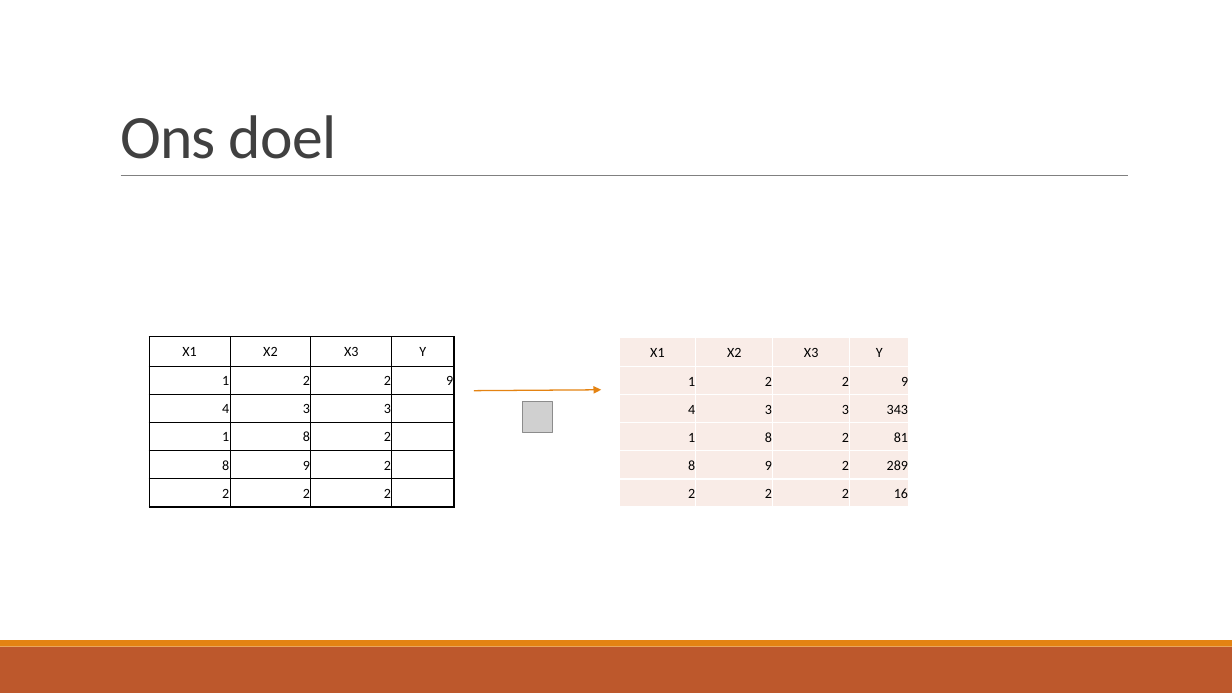
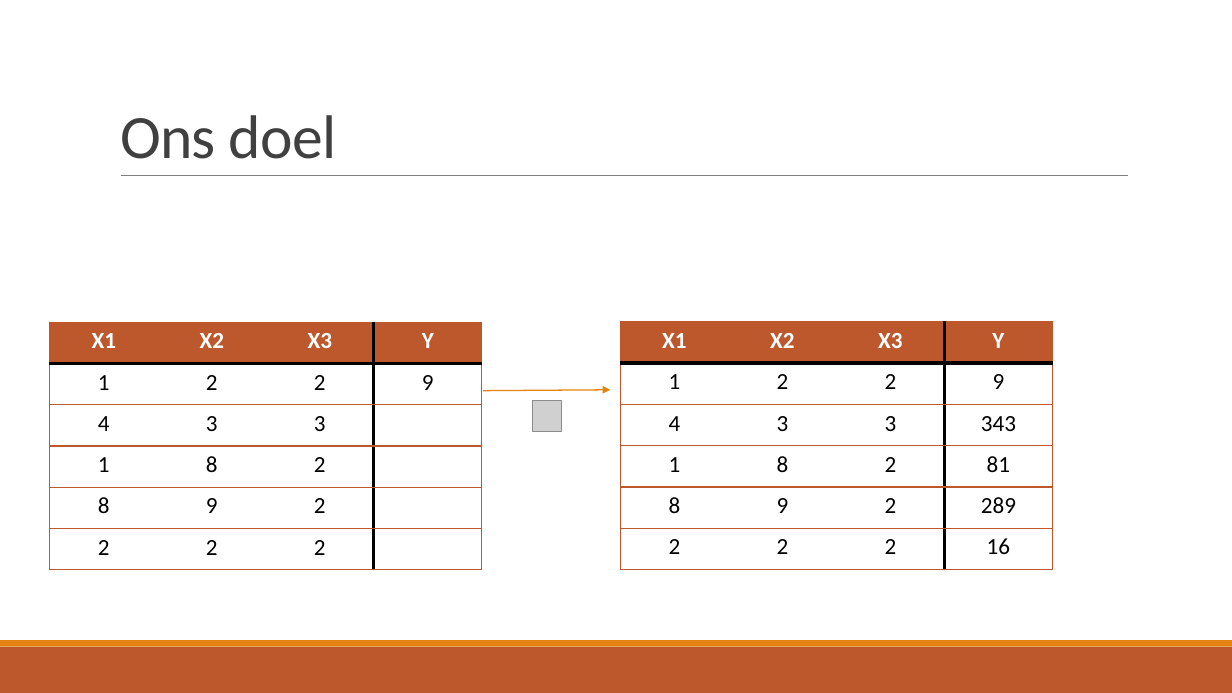
Before and after one commit to TomDeGroote/Bachelorproef, a slide deck: slide 15 of Opdracht 2/Literatuurstudie.pptx. Drawn at 1232x693 pixels with LibreOffice and Linux fonts; fonts in the diff are those of the drawing; grey boxes stand for pictures. Boxes give left, top, right and bottom in pixels: in the first picture for what was removed or moved away, otherwise in the second. Text is boxed around its words. In the diff, an @@ line names an element or a change of style, - is before the commit and + after.

```diff
--- a/Opdracht 2/Literatuurstudie.pptx
+++ b/Opdracht 2/Literatuurstudie.pptx
@@ table at <box>50,323,482,570</box> @@
@@ size 11 to 18 pt @@
@@ text colour #000000 to #FFFFFF, bold on in "X1", "X2", "X3", "Y" @@
@@ alignment right to centre @@
@@ borders changed @@
@@ table: place and size @@
-table at <box>150,336,453,506</box>
+table at <box>50,323,482,570</box>
@@ table at <box>620,322,1053,569</box> @@
@@ fill #FAEDE7 to none in 24 cells @@
@@ size 11 to 18 pt @@
@@ text colour #000000 to #FFFFFF, bold on in "X1", "X2", "X3", "Y" @@
@@ alignment right to centre @@
@@ borders changed @@
@@ table: place and size @@
-table at <box>619,337,909,507</box>
+table at <box>620,322,1053,569</box>
@@ arrow moved from (474, 391) - (602, 390) to (483, 391) - (611, 390) @@
@@ picture: place and size @@
-picture at <box>523,402,553,433</box>
+picture at <box>532,400,562,431</box>
```
Also in this commit, not shown: 4 other slides changed, 1 slide added, 1 slide removed.
